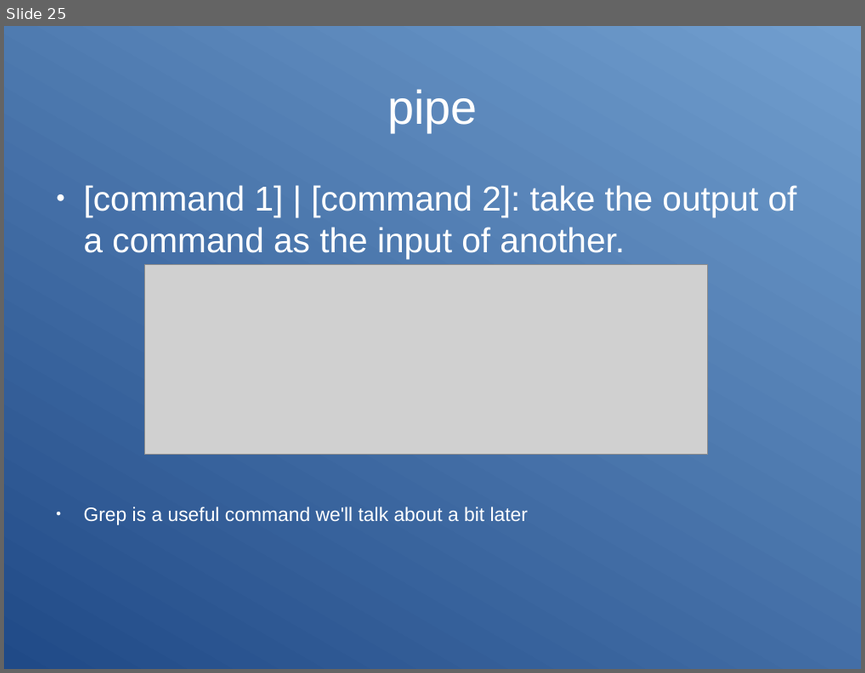
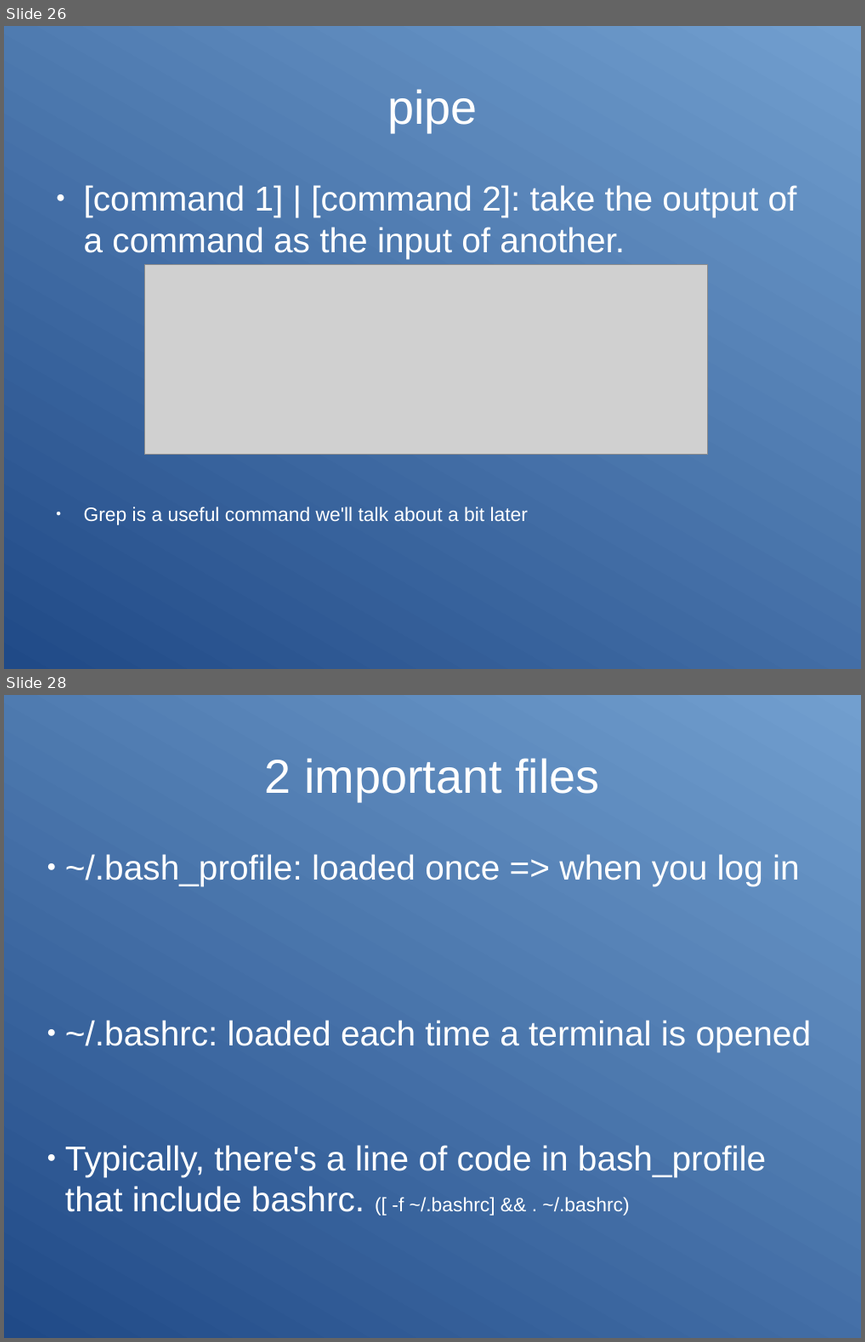
Before and after one commit to Clibre/An-introduction-to-bash, a slide deck: presentation.odp. Shown one above the other, each under a label of ours: slide 25 before the commit, slides 26 and 28 after it; the slides between them are not shown. The pictures are 865x673 and 865x1342 pixels, drawn with LibreOffice and Linux fonts; fonts in the diff are those of the drawing; grey boxes stand for pictures. Boxes give left, top, right and bottom in pixels: in the first picture for what was removed or moved away, otherwise in the second. Text is boxed around its words. In the diff, an @@ line names an element or a change of style, - is before the commit and + after.

```diff
--- a/presentation.odp
+++ b/presentation.odp
@@ slide 28 added at <box>4,695,861,1338</box>, background gradient #204A87 to #729FCF @@
@@ title added at <box>265,758,599,801</box>, 44 pt, text #FFFFFF @@
+2 important files
@@ subtitle added at <box>65,854,812,1215</box>, 32 pt, text #FFFFFF @@
+● ~/.bash_profile: loaded once => when you log in
+● ~/.bashrc: loaded each time a terminal is opened
+● Typically, there's a line of code in bash_profile that include bashrc. ([ -f ~/.bashrc] && . ~/.bashrc)
@@ what was slide 25 is now slide 26 @@
```
Also in this commit, not shown: 3 other slides added, 1 other file.
